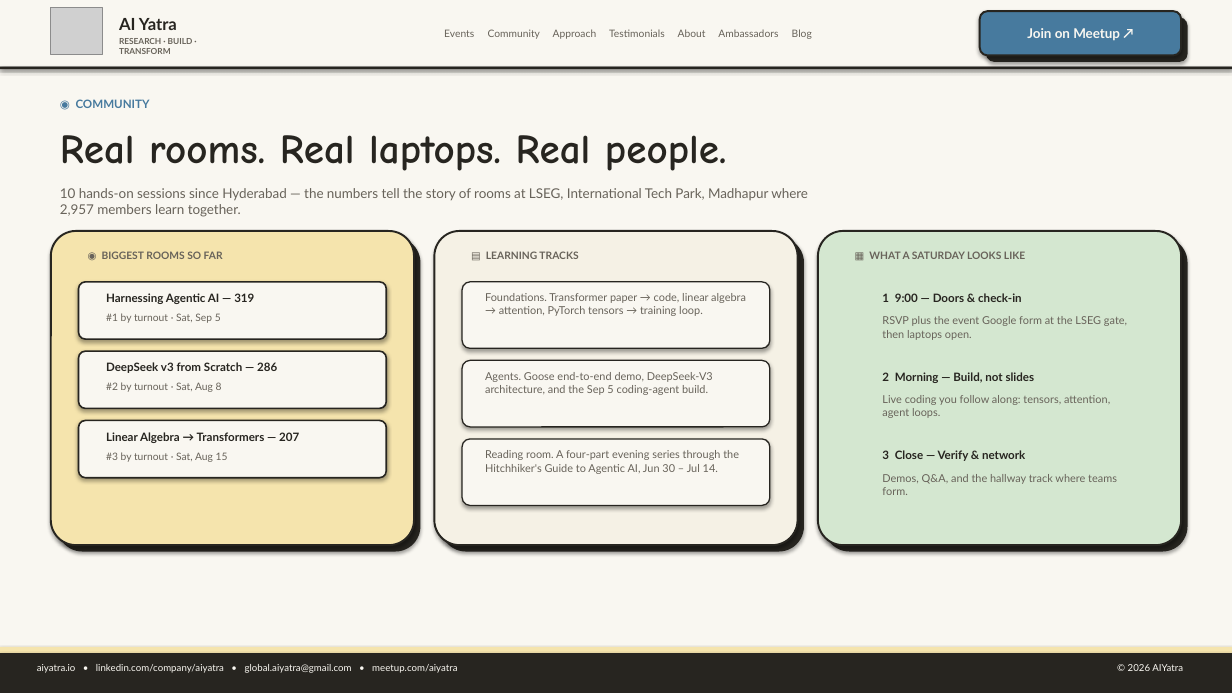
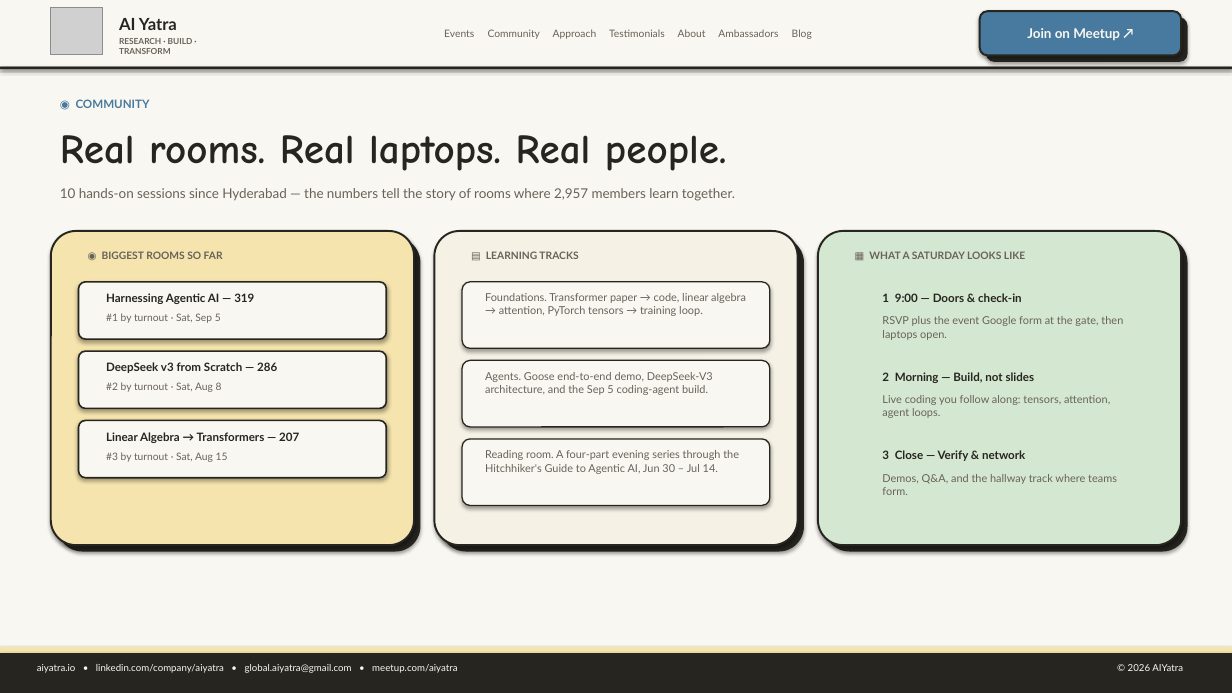
Before and after one commit to AI-Yatra/aiyatra.io, a slide deck: slide 3 of decks/AIYatra-Journey-From-Start-Till-Now.pptx. Drawn at 1232x693 pixels with LibreOffice and Linux fonts; fonts in the diff are those of the drawing; grey boxes stand for pictures. Boxes give left, top, right and bottom in pixels: in the first picture for what was removed or moved away, otherwise in the second. Text is boxed around its words. In the diff, an @@ line names an element or a change of style, - is before the commit and + after.

```diff
--- a/decks/AIYatra-Journey-From-Start-Till-Now.pptx
+++ b/decks/AIYatra-Journey-From-Start-Till-Now.pptx
@@ text at [60,188,735,201]: text changed @@
-10 hands-on sessions since Hyderabad — the numbers tell the story of rooms at LSEG, International Tech Park, Madhapur where 2,957 members learn together.
+10 hands-on sessions since Hyderabad — the numbers tell the story of rooms where 2,957 members learn together.
@@ text at [882,316,1123,340]: text changed @@
-RSVP plus the event Google form at the LSEG gate, then laptops open.
+RSVP plus the event Google form at the gate, then laptops open.
```
Also in this commit, not shown: 2 other slides changed, 27 other files.
